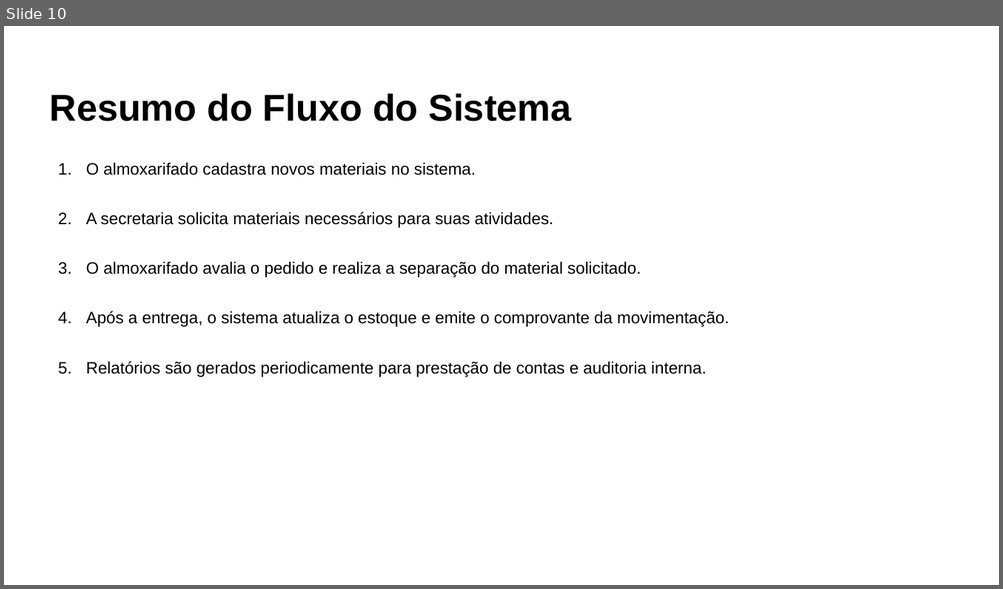
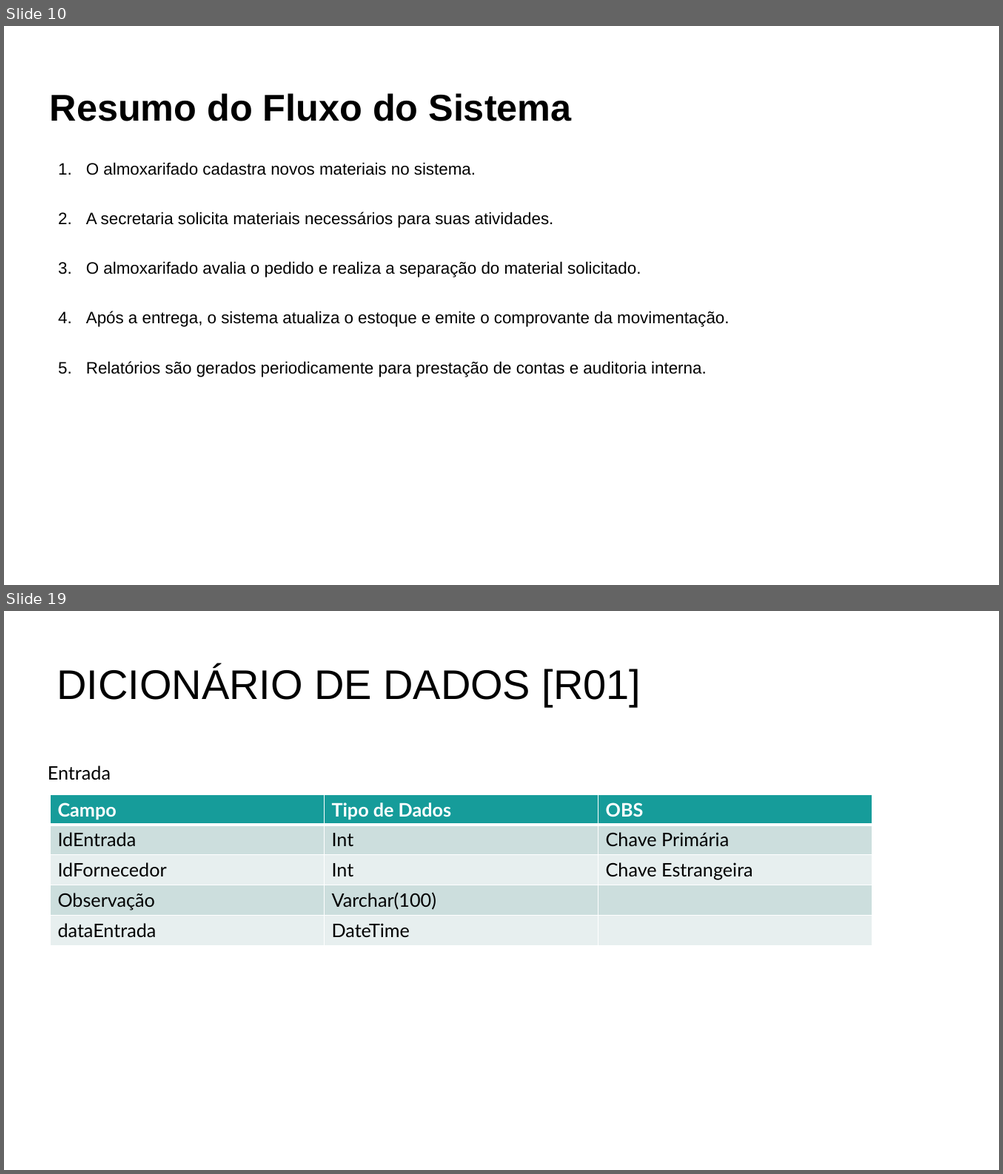
Before and after one commit to cauan1746/almoxarifadoCavinques, a slide deck: Documentacao/ModelagemSistema_TemplateInicial.pptx. Shown one above the other, each under a label of ours: slide 10 before the commit, slides 10 and 19 after it; the slides between them are not shown. The pictures are 1003x589 and 1003x1174 pixels, drawn with LibreOffice and Linux fonts; fonts in the diff are those of the drawing. Boxes give left, top, right and bottom in pixels: in the first picture for what was removed or moved away, otherwise in the second. Text is boxed around its words. In the diff, an @@ line names an element or a change of style, - is before the commit and + after.

```diff
--- a/Documentacao/ModelagemSistema_TemplateInicial.pptx
+++ b/Documentacao/ModelagemSistema_TemplateInicial.pptx
@@ slide 19 added at bbox=[4, 611, 999, 1170], background #FFFFFF @@
@@ text added at bbox=[57, 666, 641, 706], 40 pt, text #000000 @@
+DICIONÁRIO DE DADOS [R01]
@@ text added at bbox=[48, 766, 111, 780], 18 pt, text #000000 @@
+Entrada
@@ table added at bbox=[51, 795, 872, 946], 5 rows, 3 columns @@
+Campo | Tipo de Dados | OBS
+IdEntrada | Int | Chave Primária
+IdFornecedor | Int | Chave Estrangeira
+Observação | Varchar(100) | 
+dataEntrada | DateTime | 
```
Also in this commit, not shown: 5 slides changed, 6 other slides added, 2 slides removed, 2 other files.
